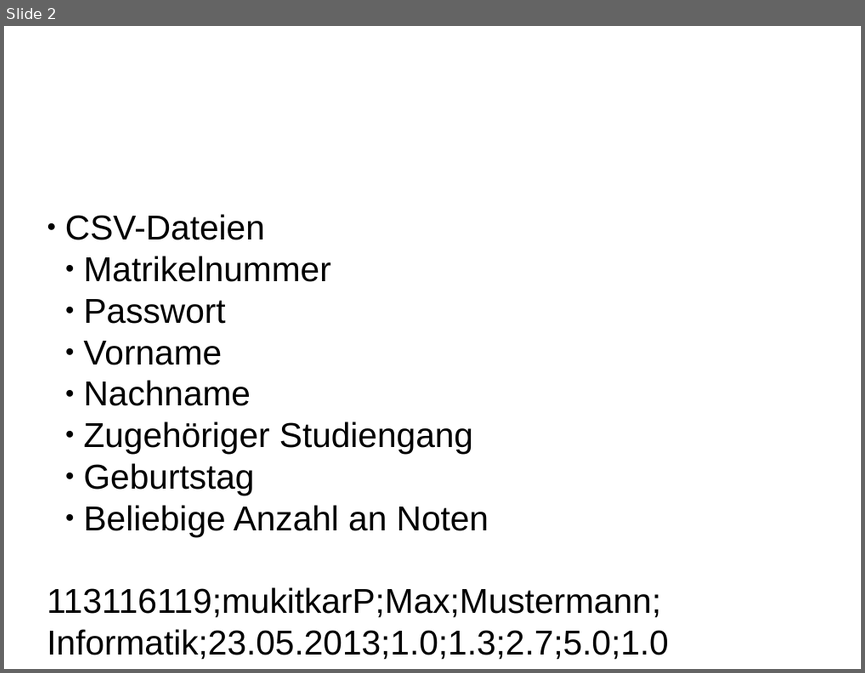
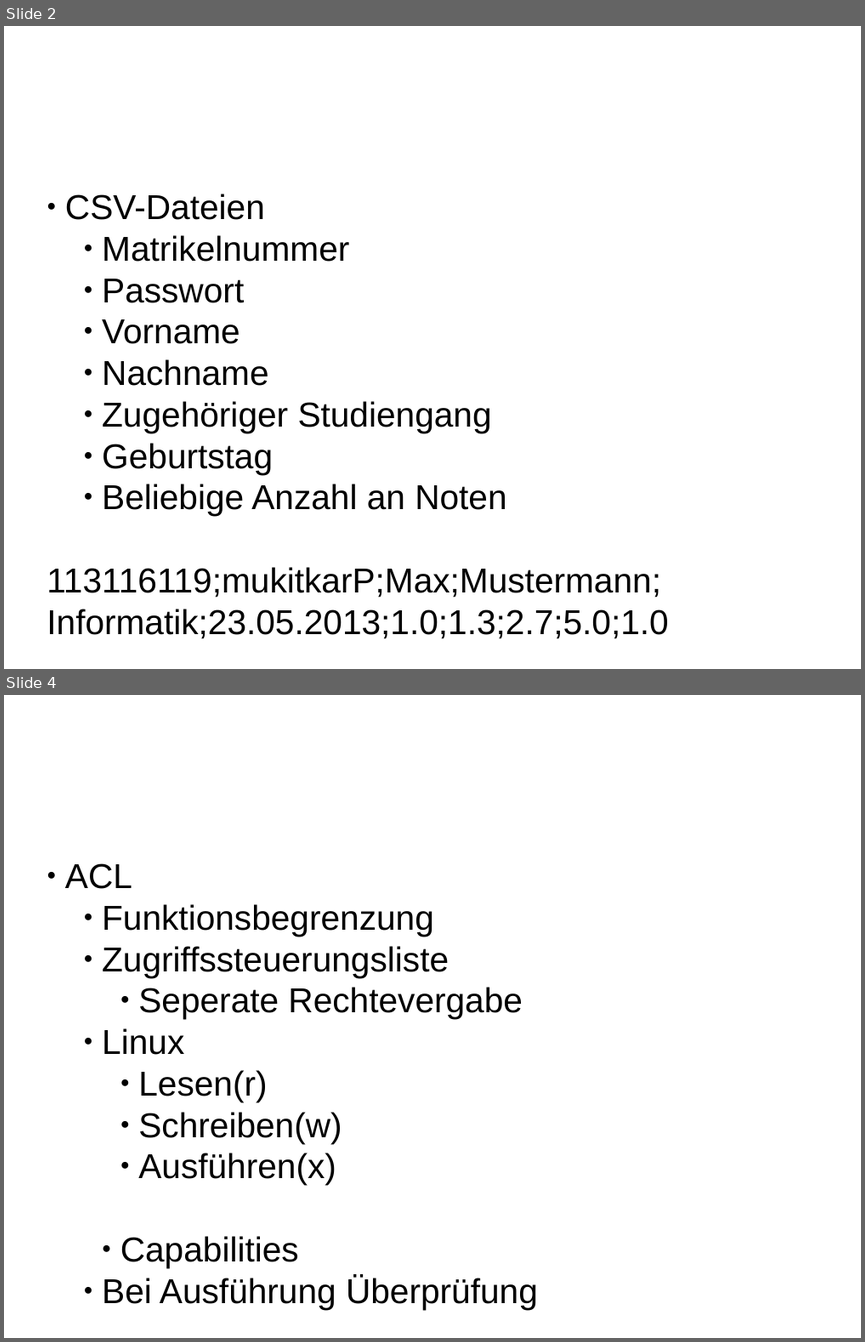
Before and after one commit to FabienneL/Documents, a slide deck: Präsi.odp. Shown one above the other, each under a label of ours: slide 2 before the commit, slides 2 and 4 after it; the slides between them are not shown. The pictures are 865x673 and 865x1342 pixels, drawn with LibreOffice and Linux fonts; fonts in the diff are those of the drawing; background and template pictures are left out. Boxes give left, top, right and bottom in pixels: in the first picture for what was removed or moved away, otherwise in the second. Text is boxed around its words. In the diff, an @@ line names an element or a change of style, - is before the commit and + after.

Commit message:
Präsi um Sicherheit und Login erweitert

```diff
--- a/Präsi.odp
+++ b/Präsi.odp
@@ slide 4 added at (x1=4, y1=695, x2=861, y2=1338), background #FFFFFF @@
@@ title added at (x1=46, y1=709, x2=652, y2=839), 54 pt, text #FFFFFF @@
+Sicherheits-
+mechanismen
@@ subtitle added at (x1=65, y1=863, x2=538, y2=1310), 32 pt, text #000000 @@
+● ACL
+    ● Funktionsbegrenzung
+    ● Zugriffssteuerungsliste
+        ● Seperate Rechtevergabe
+    ● Linux
+        ● Lesen(r)
+        ● Schreiben(w)
+        ● Ausführen(x)
+● Capabilities
+    ● Bei Ausführung Überprüfung
@@ slide 2 changed as well @@
@@ subtitle at (x1=102, y1=235, x2=506, y2=516): list level 2 to 3 in "Matrikelnummer"; list level 2 to 3 in "Passwort"; list level 2 to 3 in "Vorname"; list level 2 to 3 in "Nachname"; list level 2 to 3 in "Zugehöriger Studiengang"; list level 2 to 3 in "Geburtstag"; list level 2 to 3 in "Beliebige Anzahl an Noten" @@
```
Also in this commit, not shown: 3 other slides changed, 4 other slides added, 1 slide removed.
